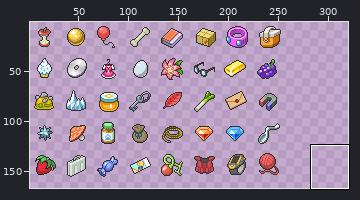
File history of a sprite sheet, res/textures/items.png. The first picture is a wide view before the edit; the outline marks the close-up.
Close-up. Before:
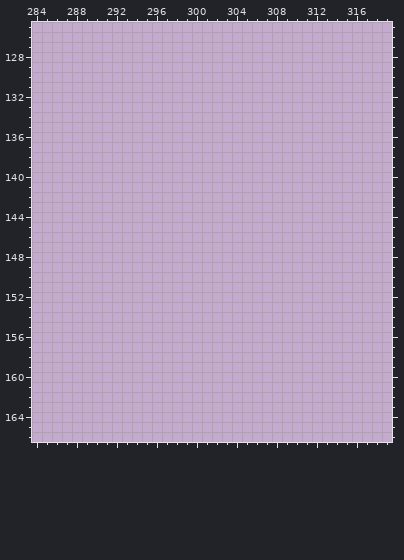
The file is 320x320 pixels. Pixels under 10% opacity are left out. Colours within 5 levels of each other are drawn and written as one. Shown: x 284..319, y 125..166. The wide view leaves out empty margins.
Palette (. is transparent): 
The same view after the edit:
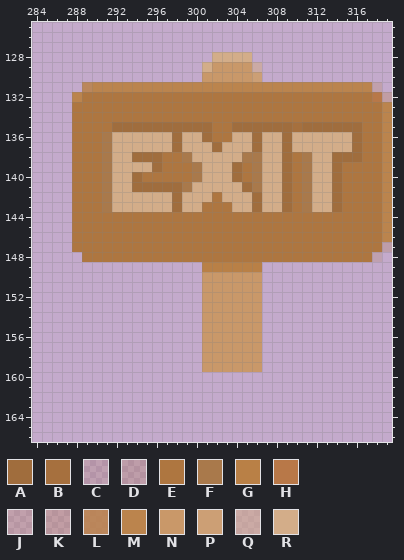
Colours new in this view: A #a06d3d  B #a6703e  C #ac733e30  D #ad743e3f  E #ae7640  F #a9794b  G #b98046  H #b87848  J #b9834a3f  K #b9824d50  L #ba824ce0  M #bb844d  N #c99869  P #cc9f75  Q #d1aa878f  R #d3ad89
Log entry: Add the exit item.
Edits made:
Changed rows in their new state; - is an unchanged pixel.
first column x 288:
128 --------------RRRR--------------
129 -------------RNNNNQ-------------
130 -------------NNNNNP-------------
131 -LMMMMMMMMMMMMMMMMMMMMMMMMMMMMJ-
132 MEEEEEEEEEEEEEEEEEEEEEEEEEEEEEHK
133 EEEEEEEEEEEEEEEEEEEEEEEEEEEEEEEM
134 EEEEEEEEEEEEEEEEEEEEEEEEEEEEEEEM
135 EEEEAAAAAAAAAAEEAAAAAABAAAAAAEEM
136 EEEFRRRRRRARRAEERRARRARRRRRRAEEM
137 EEEFRRRRRRARRRARRRARRARRRRRRAEEM
138 EEEFRRAAAEEFRRRRRFFRRAEFRRAAAEEM
139 EEEFRRRRAEEEFRRRAEFRRAEFRRAEEEEM
140 EEEFRRAEEEEEFRRRAEFRRAEFRRAEEEEM
141 EEEFRRAAAAAFRRRRRAFRRAEFRRAEEEEM
142 EEEFRRRRRRARRRERRRARRAEFRRAEEEEM
143 EEEFRRRRRRARREEERRARRAEFRRAEEEEM
144 EEEEEEEEEEEEEEEEEEEEEEEEEEEEEEEM
145 EEEEEEEEEEEEEEEEEEEEEEEEEEEEEEEM
146 EEEEEEEEEEEEEEEEEEEEEEEEEEEEEEEM
147 EEEEEEEEEEEEEEEEEEEEEEEEEEEEEEED
148 -EEEEEEEEEEEEEEEEEEEEEEEEEEEEEC-
149 -------------GGGGGG-------------
150 -------------NNNNNN-------------
151 -------------NNNNNN-------------
152 -------------NNNNNN-------------
153 -------------NNNNNN-------------
154 -------------NNNNNN-------------
155 -------------NNNNNN-------------
156 -------------NNNNNN-------------
157 -------------NNNNNN-------------
158 -------------NNNNNN-------------
159 -------------NNNNNN-------------
Boxes around the changes in both close-ups, in picture pixels (x1, y1, x2, y2):
added: (72, 52, 392, 372)
